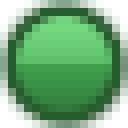
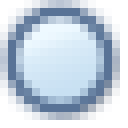
Layered file, before and after one edit (128x128). Changes by layer:
hid group "16" (8 layers) over [16, 16, 112, 112]
showed group "15" (9 layers) over [16, 16, 104, 104]
added group "blue" (2nd of 5, in "15") with 2 layers in group "15" over [16, 16, 104, 104]
added layer "blue" (3rd of 5, in "15" › "blue") in group "blue" over [16, 16, 104, 104]
